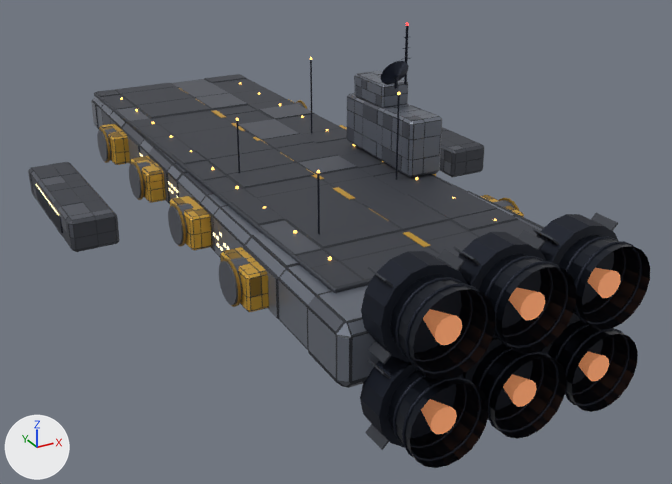
An edit to the glTF model models/ships/colossus.glb, drawn before and after from the same camera.
Both versions are drawn from a camera (50 mm lens) standing at (-33.2, -70.8, 28.1) and looking at (1.8, -7.2, -3.7). Arrows for +X, +Y and +Z are at lower left; the lights stay in place. The picture after the commit comes second. Where no turn or scale is listed for an object, it has been applied to the vertices. Vertices at exactly the same position are counted once.

The first picture shows 'colossus_mesh' and 1 more.
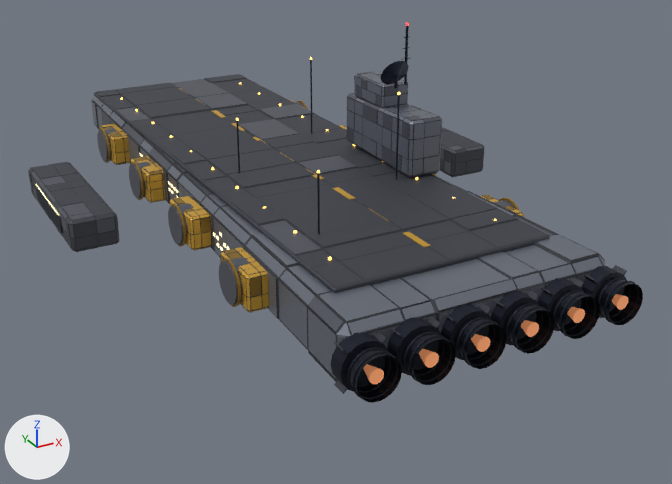
Boxes (x1, y1, x2, y2) around the edits, measured in the pictures (672 x 484 px; the box of a moved part takes in the faces that stretch with it):
'colossus_mesh', reshaped (15% shorter): before (28, 26, 650, 468); after (28, 26, 643, 403)
part 1 of me_colossus_mesh, moved or reshaped: before (360, 355, 464, 447); after (331, 333, 389, 392)
part 2 of me_colossus_mesh, moved or reshaped: before (393, 374, 467, 448); after (348, 347, 391, 392)
part 3 of me_colossus_mesh, moved or reshaped: before (402, 377, 481, 461); after (352, 351, 398, 399)
part 4 of me_colossus_mesh, moved or reshaped: before (463, 337, 533, 420); after (387, 317, 442, 376)
part 5 of me_colossus_mesh, moved or reshaped: before (477, 348, 544, 420); after (404, 332, 445, 376)
part 6 of me_colossus_mesh, moved or reshaped: before (487, 351, 559, 432); after (409, 335, 452, 382)
part 7 of me_colossus_mesh, moved or reshaped (mostly hidden before): before (540, 315, 603, 385); after (441, 304, 493, 360)
part 8 of me_colossus_mesh, moved or reshaped: before (554, 324, 614, 395); after (456, 317, 495, 360)
part 9 of me_colossus_mesh, moved or reshaped: before (565, 328, 629, 406); after (462, 320, 503, 366)
part 10 of me_colossus_mesh, moved or reshaped: before (361, 251, 468, 362); after (491, 291, 539, 345)
part 11 of me_colossus_mesh, moved or reshaped: before (395, 277, 473, 362); after (506, 303, 543, 345)
part 12 of me_colossus_mesh, moved or reshaped: before (405, 283, 488, 374); after (512, 306, 551, 351)
part 13 of me_colossus_mesh, moved or reshaped: before (458, 232, 546, 338); after (538, 278, 584, 331)
part 14 of me_colossus_mesh, moved or reshaped: before (485, 256, 553, 337); after (553, 290, 588, 331)
part 15 of me_colossus_mesh, moved or reshaped: before (365, 213, 650, 468); after (334, 265, 643, 403)
part 16 of me_colossus_mesh, moved or reshaped: before (76, 209, 268, 312); after (92, 209, 268, 312)

The edits, one by one:
me_colossus_mesh is used by ob_colossus_mesh; location (-5.51, -18.0, 4.68).
me_colossus_mesh had 15057 vertices, 28502 faces and spanned x -14.1..25.1, y -16.8..48.3, z -10.7..9.2.
me_colossus_mesh now has 15057 vertices, 28502 faces and spans x -14.1..25.1, y -14.6..48.3, z -7.7..9.2.
me_colossus_mesh part 1: the loose piece of 32 vertices spanning x -3.5..2.7, y -14.0..-11.8, z -10.7..-4.6 is scaled about its middle by 0.542, then moved by (-3.4, 0.4, 3.0).
me_colossus_mesh part 2: the loose piece of 120 vertices spanning x -3.1..2.2, y -14.9..-14.8, z -10.3..-5.0 is scaled about its middle by (0.546, 0.715, 0.546), then moved by (-3.4, 1.3, 3.0).
me_colossus_mesh part 3: the loose piece of 120 vertices spanning x -3.2..2.4, y -16.2..-16.0, z -10.4..-4.9 is scaled about its middle by (0.545, 0.715, 0.545), then moved by (-3.4, 1.9, 3.0).
me_colossus_mesh part 4: the loose piece of 32 vertices spanning x 2.4..8.6, y -14.0..-11.8, z -10.7..-4.6 is scaled about its middle by 0.542, then moved by (-5.6, 0.4, 3.0).
me_colossus_mesh part 5: the loose piece of 120 vertices spanning x 2.9..8.2, y -14.9..-14.8, z -10.3..-5.0 is scaled about its middle by (0.546, 0.715, 0.546), then moved by (-5.6, 1.3, 3.0).
me_colossus_mesh part 6: the loose piece of 120 vertices spanning x 2.7..8.3, y -16.2..-16.0, z -10.4..-4.9 is scaled about its middle by (0.545, 0.715, 0.545), then moved by (-5.6, 1.9, 3.0).
me_colossus_mesh part 7: the loose piece of 32 vertices spanning x 8.4..14.5, y -14.0..-11.8, z -10.7..-4.6 is scaled about its middle by 0.542, then moved by (-7.8, 0.4, 3.0).
me_colossus_mesh part 8: the loose piece of 120 vertices spanning x 8.8..14.1, y -14.9..-14.8, z -10.3..-5.0 is scaled about its middle by (0.546, 0.715, 0.546), then moved by (-7.8, 1.3, 3.0).
me_colossus_mesh part 9: the loose piece of 120 vertices spanning x 8.7..14.2, y -16.2..-16.0, z -10.4..-4.9 is scaled about its middle by (0.545, 0.715, 0.545), then moved by (-7.8, 1.9, 3.0).
me_colossus_mesh part 10: the loose piece of 32 vertices spanning x -3.5..2.7, y -14.0..-11.8, z -4.8..1.4 is scaled about its middle by 0.542, then moved by (7.8, 0.4, -3.0).
me_colossus_mesh part 11: the loose piece of 120 vertices spanning x -3.1..2.2, y -14.9..-14.8, z -4.4..0.9 is scaled about its middle by (0.546, 0.715, 0.546), then moved by (7.8, 1.3, -3.0).
me_colossus_mesh part 12: the loose piece of 120 vertices spanning x -3.2..2.4, y -16.2..-16.0, z -4.5..1.1 is scaled about its middle by (0.545, 0.715, 0.545), then moved by (7.8, 1.9, -3.0).
me_colossus_mesh part 13: the loose piece of 32 vertices spanning x 2.4..8.6, y -14.0..-11.8, z -4.8..1.4 is scaled about its middle by 0.542, then moved by (5.6, 0.4, -3.0).
me_colossus_mesh part 14: the loose piece of 120 vertices spanning x 2.9..8.2, y -14.9..-14.8, z -4.4..0.9 is scaled about its middle by (0.546, 0.715, 0.546), then moved by (5.6, 1.3, -3.0).
me_colossus_mesh part 15: 1368 of 15057 vertices moved; they spanned x -3.2..14.5, y -16.8..-11.8, z -10.4..1.4 and now span x -5.4..16.6, y -14.6..-11.9, z -6.3..-3.0; mean shift (1.6, 1.1, -1.2); largest move (-3.1, -13.7, 0.9) -> (5.9, -13.0, -3.3).
me_colossus_mesh part 16: 64 of 15057 vertices moved; they spanned x -13.7..-4.2, y -1.5..14.9, z -6.1..-3.2 and now span x -13.7..-4.2, y -1.5..28.2, z -6.1..-3.3; mean shift (-0.1, 1.8, 0.1); largest move (-10.6, 13.8, -3.6) -> (-13.7, 28.2, -3.6).
Other edits to the shape of me_colossus_mesh do not show in these pictures.
